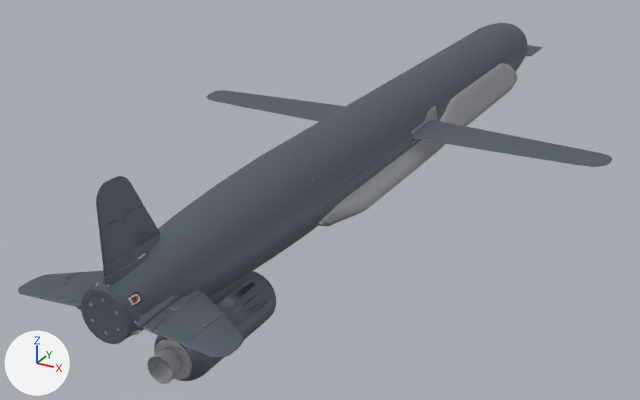
The glTF model fortuna-bot-web/games/airdef/models/w_kh555.glb as it was, and as the next commit left it.
Before and after are seen from a camera (50 mm lens) standing at (2.53, -5.59, 2.11) and looking at (-0.32, -0.41, -0.48). Every picture has the same lights, and +X, +Y and +Z are marked at lower left. The first picture is the older version. Vertices at exactly the same position are counted once.

In view in the first picture: 'body|X_Body', 'body|X_Soplo_RIM', 'body|model_1.001__0'.
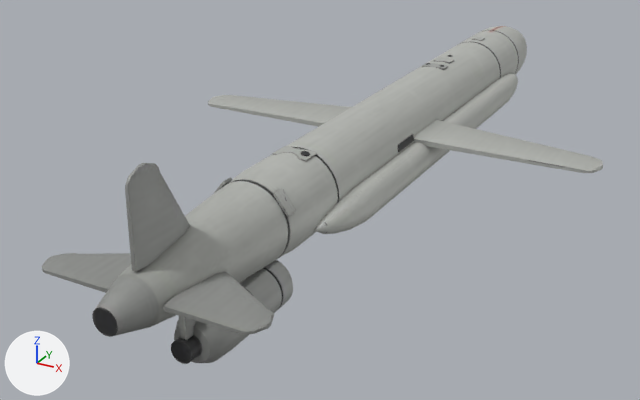
Diff of the bpy script that builds the scene:
```diff
--- a/fortuna-bot-web/games/airdef/models/w_kh555.glb.py
+++ b/fortuna-bot-web/games/airdef/models/w_kh555.glb.py
@@ img_image_1 @@
+img_image_1 = load_image('Image_1', '_unpacked/Image_1', 512, 512, 'Non-Color')
@@ img_image_0 @@
+img_image_0 = load_image('Image_0', '_unpacked/Image_0', 512, 512, 'sRGB')
@@ mat_k55_dark @@
+mat_k55_dark = bpy.data.materials.new('K55_dark')
+# uses the picture img_image_0
+# uses the picture img_image_1
@@ mat_k55_wing @@
+mat_k55_wing = bpy.data.materials.new('K55_wing')
+# uses the picture img_image_0
+# uses the picture img_image_1
@@ mat_k55_ctrl @@
+mat_k55_ctrl = bpy.data.materials.new('K55_ctrl')
+# uses the picture img_image_0
+# uses the picture img_image_1
@@ mat_k55_body @@
+mat_k55_body = bpy.data.materials.new('K55_body')
+# uses the picture img_image_0
+# uses the picture img_image_1
@@ me_body_model_1_001__0 @@
 # used by ob_body_model_1_001__0
-me_body_model_1_001__0.from_pydata(...)  # 26394 vertices, 42314 faces; spans x -0.39..0.39, y -3.02..2.89, z -0.64..0.28
-me_body_model_1_001__0.materials.append(mat_model_1_001__0)  # grey #96999d
+me_body_model_1_001__0.from_pydata(...)  # 1147 vertices, 1746 faces; spans x -0.27..0.27, y -3.02..3.02, z -0.64..0.27
+# me_body_model_1_001__0 part 1: 289 loose pieces with 24943 vertices, spanning x -0.39..0.39, y -3.02..2.89, z -0.64..0.28, are deleted
+# me_body_model_1_001__0 part 2: 5 vertices moved within x -0.01..0.05, y -3.02..-2.5, z -0.54..-0.08; 1430 vertices removed from x -0.12..0.12, y -3.02..-2.4, z -0.56..-0.02; 676 vertices added at x -0.27..0.27, y -3.02..-1.25, z -0.64..0.26
+# me_body_model_1_001__0 part 3: 331 vertices added at x -0.27..0.27, y 0.88..2.31, z -0.29..0.27
+# me_body_model_1_001__0 part 4: 66 vertices added at x -0.27..0.27, y -0.39..-0.13, z -0.01..0.04
+# other edits to the shape of me_body_model_1_001__0 do not show in these pictures
+me_body_model_1_001__0.materials.append(mat_k55_dark)
@@ me_body_k55_wing @@
+me_body_k55_wing.from_pydata(...)  # 324 vertices, 616 faces; spans x -1.54..1.54, y -1.82..1.96, z -0.29..0.27
+me_body_k55_wing.materials.append(mat_k55_wing)
@@ me_body_k55_ctrl @@
+me_body_k55_ctrl.from_pydata(...)  # 637 vertices, 994 faces; spans x -0.67..0.67, y -3.02..1.53, z -0.64..0.64
+me_body_k55_ctrl.materials.append(mat_k55_ctrl)
@@ me_body_k55_body @@
+me_body_k55_body.from_pydata(...)  # 1248 vertices, 2168 faces; spans x -0.41..0.41, y -2.8..3.02, z -0.28..0.26
+me_body_k55_body.materials.append(mat_k55_body)
@@ ob_body_x_body @@
-ob_body_x_body = bpy.data.objects.new('body|X_Body', me_body_x_body)
-ob_body_x_body.location = (0.0, 0.0, 0.0)
@@ ob_body_x_soplo_rim @@
-ob_body_x_soplo_rim = bpy.data.objects.new('body|X_Soplo_RIM', me_body_x_soplo_rim)
-ob_body_x_soplo_rim.location = (0.0, 0.0, 0.0)
@@ ob_body_k55_wing @@
+ob_body_k55_wing = bpy.data.objects.new('body|K55_wing', me_body_k55_wing)
+ob_body_k55_wing.location = (0.0, 0.0, 0.0)
@@ ob_body_k55_ctrl @@
+ob_body_k55_ctrl = bpy.data.objects.new('body|K55_ctrl', me_body_k55_ctrl)
+ob_body_k55_ctrl.location = (0.0, 0.0, 0.0)
@@ ob_body_k55_body @@
+ob_body_k55_body = bpy.data.objects.new('body|K55_body', me_body_k55_body)
+ob_body_k55_body.location = (0.0, 0.0, 0.0)
```

What differs and where, as boxes [x1, y1, x2, y2] in the pictures (640 x 400 px):
'body|X_Body', deleted: before [18, 23, 612, 381]
'body|K55_body', added: after [119, 26, 527, 326]
'body|K55_ctrl', added: after [42, 63, 448, 363]
'body|model_1.001__0', reshaped, recoloured: before [89, 35, 517, 384]; after [92, 30, 519, 364]
'body|K55_wing', added: after [208, 37, 603, 216]
'body|X_Soplo_RIM', deleted: before [95, 253, 145, 336]
part 1 of me_body_model_1_001__0, deleted: before [89, 35, 517, 384]
part 2 of me_body_model_1_001__0, cut back (mostly hidden before): before [91, 319, 120, 335]; after [92, 147, 339, 364]
part 3 of me_body_model_1_001__0, added: after [426, 30, 519, 77]
part 4 of me_body_model_1_001__0, added: after [398, 135, 414, 152]
